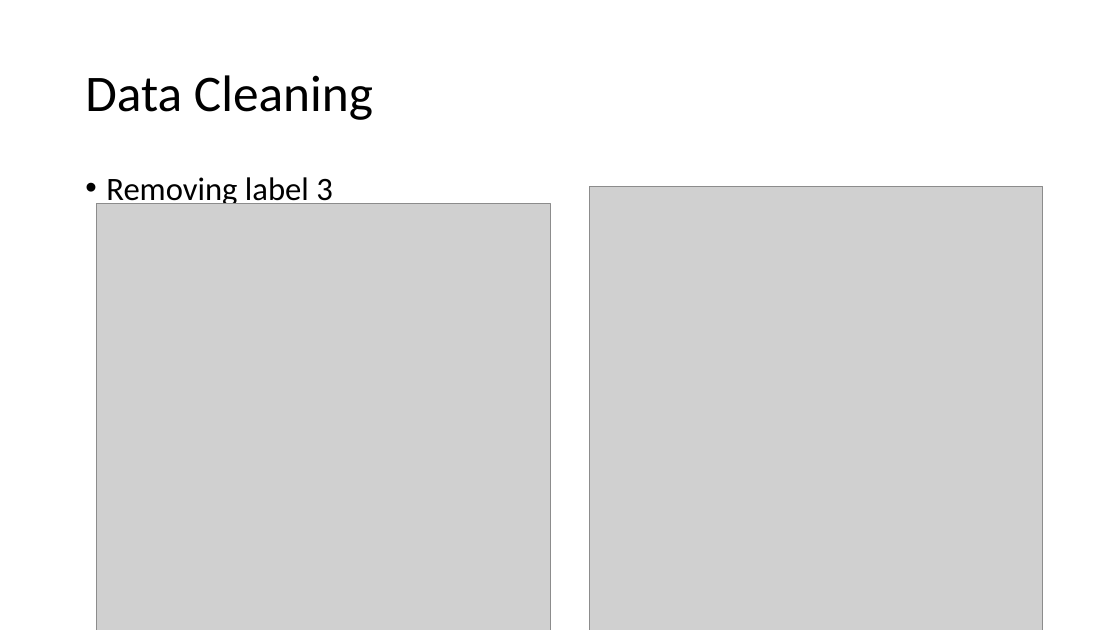
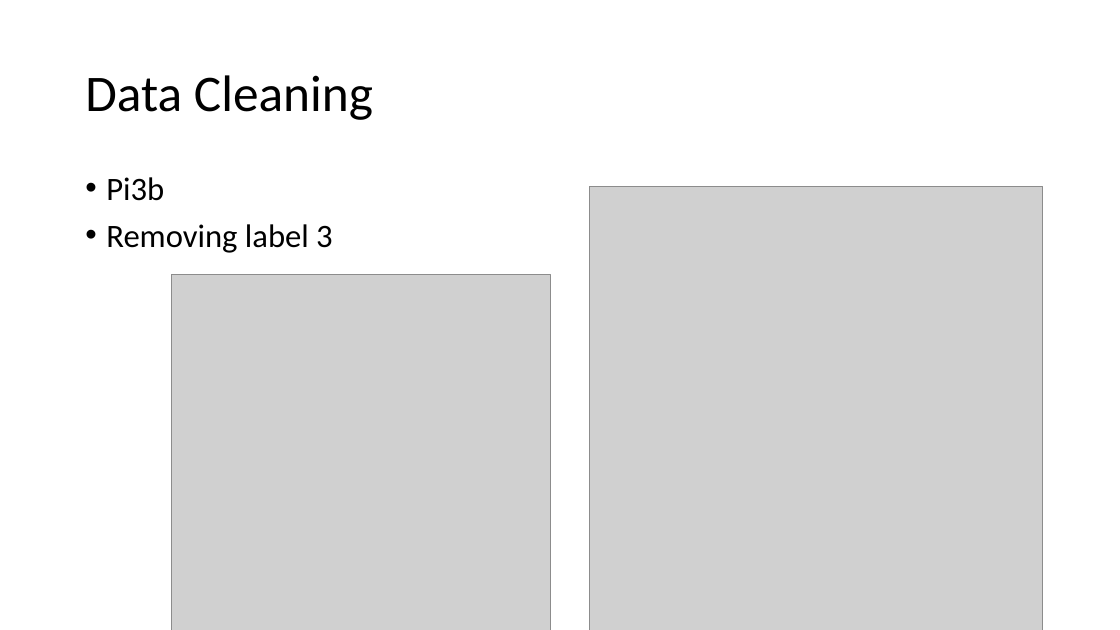
Before and after one commit to GXG-CS/Smart-Cameras, a slide deck: slide 10 of Benchmark.pptx. Drawn at 1120x630 pixels with LibreOffice and Linux fonts; fonts in the diff are those of the drawing; grey boxes stand for pictures. Boxes give left, top, right and bottom in pixels: in the first picture for what was removed or moved away, otherwise in the second. Text is boxed around its words. In the diff, an @@ line names an element or a change of style, - is before the commit and + after.

Commit message:
pi2b data cleaning

```diff
--- a/Benchmark.pptx
+++ b/Benchmark.pptx
@@ text at (106, 177, 164, 201): paragraph added @@
+• Pi3b
@@ picture: place and size @@
-picture at (97, 203, 550, 630)
+picture at (171, 274, 549, 630)
```
Also in this commit, not shown: 1 other slide changed, 1 slide added, 13 other files.
